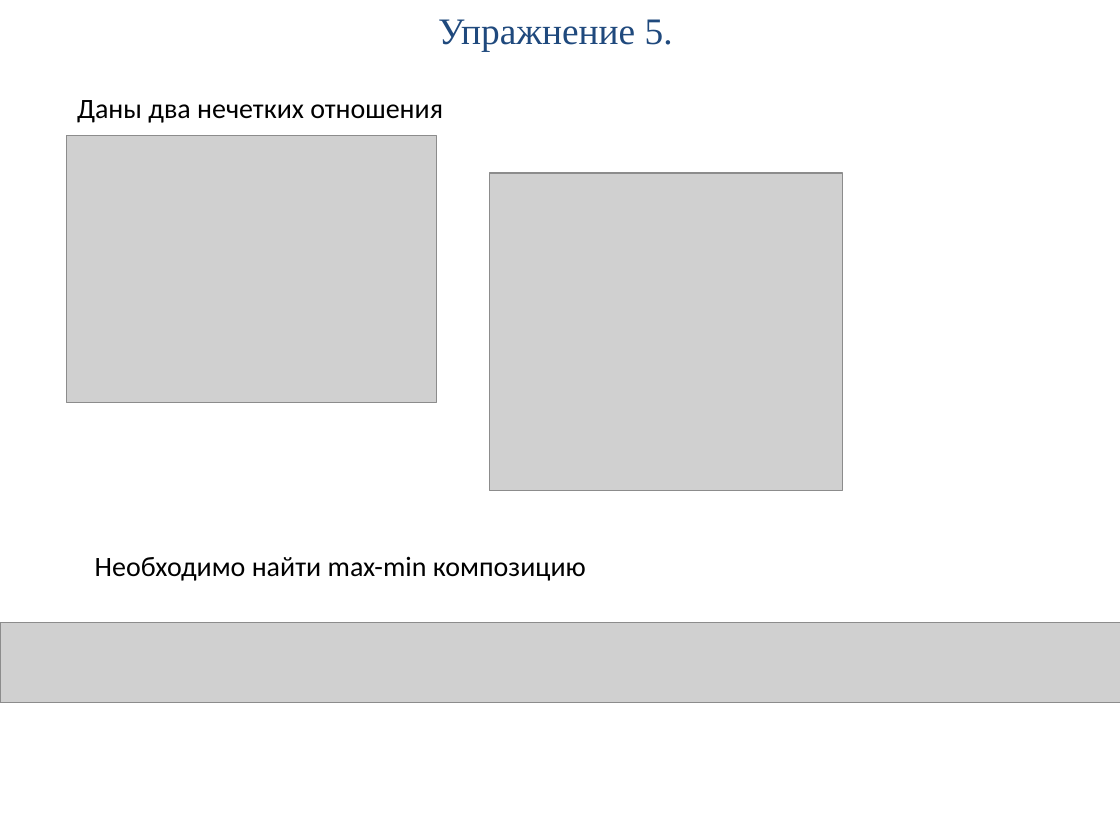
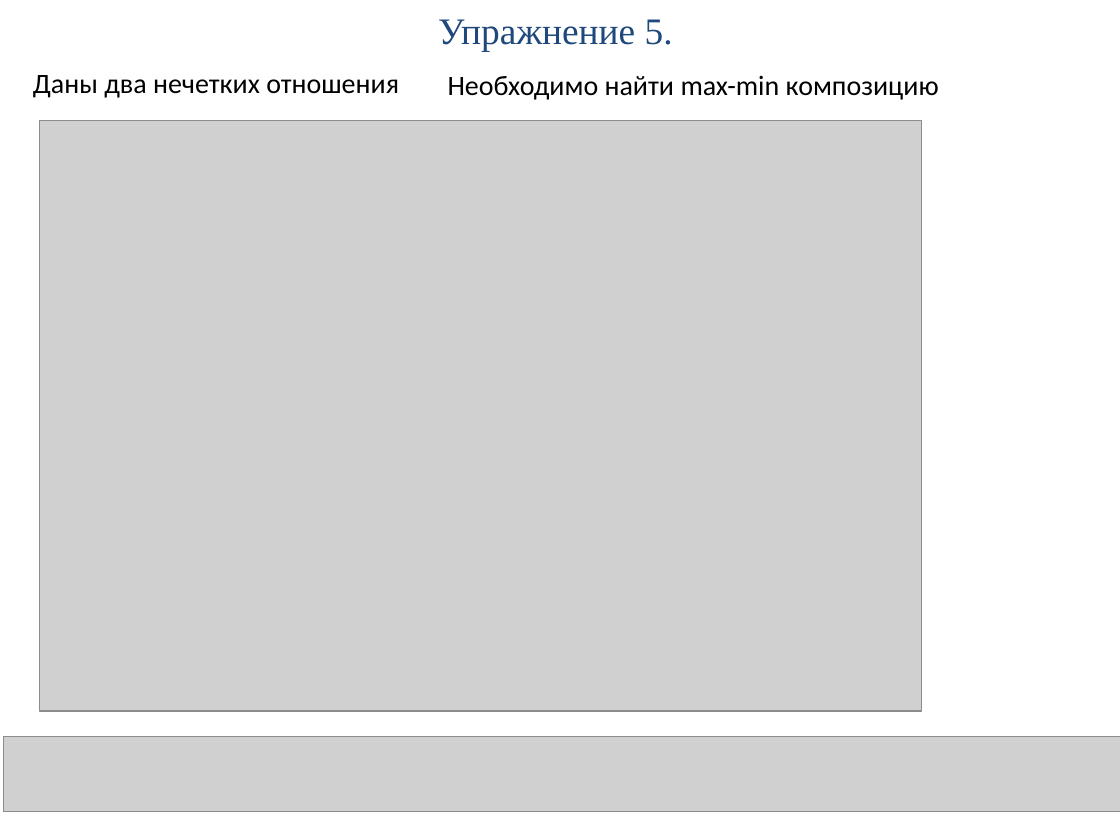
Before and after one commit to PPPoE15/MASTER, a slide deck: slide 16 of 2_sem/ISU/practice/ИСУ_практ_2.pptx (slide 21 before the commit). Drawn at 1120x840 pixels with LibreOffice and Linux fonts; fonts in the diff are those of the drawing; grey boxes stand for pictures. Boxes give left, top, right and bottom in pixels: in the first picture for what was removed or moved away, otherwise in the second. Text is boxed around its words. In the diff, an @@ line names an element or a change of style, - is before the commit and + after.

```diff
--- a/2_sem/ISU/practice/ИСУ_практ_2.pptx
+++ b/2_sem/ISU/practice/ИСУ_практ_2.pptx
@@ text "Даны два нечетких отношения": place and size @@
-text "Даны два нечетких отношения" at bbox=[77, 100, 443, 123]
+text "Даны два нечетких отношения" at bbox=[33, 75, 399, 98]
@@ text "Необходимо найти max-min композицию": place and size @@
-text "Необходимо найти max-min композицию" at bbox=[95, 556, 586, 581]
+text "Необходимо найти max-min композицию" at bbox=[448, 75, 939, 100]
@@ picture added at bbox=[39, 120, 921, 711] @@
@@ picture removed at bbox=[66, 136, 437, 403] @@
@@ picture removed at bbox=[489, 174, 842, 491] @@
@@ picture: place and size @@
-picture at bbox=[0, 623, 1120, 702]
+picture at bbox=[3, 737, 1120, 811]
```
Also in this commit, not shown: 6 other slides changed, 9 slides removed, 8 other files.
